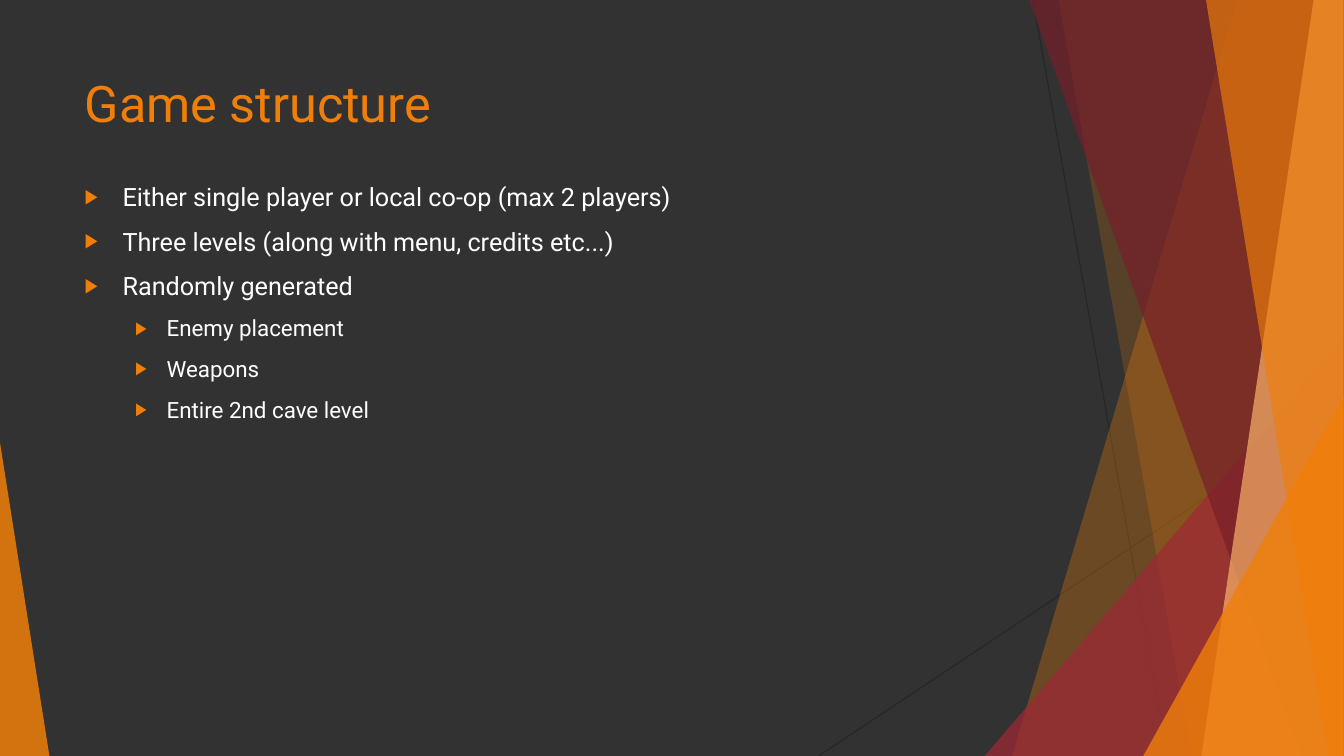
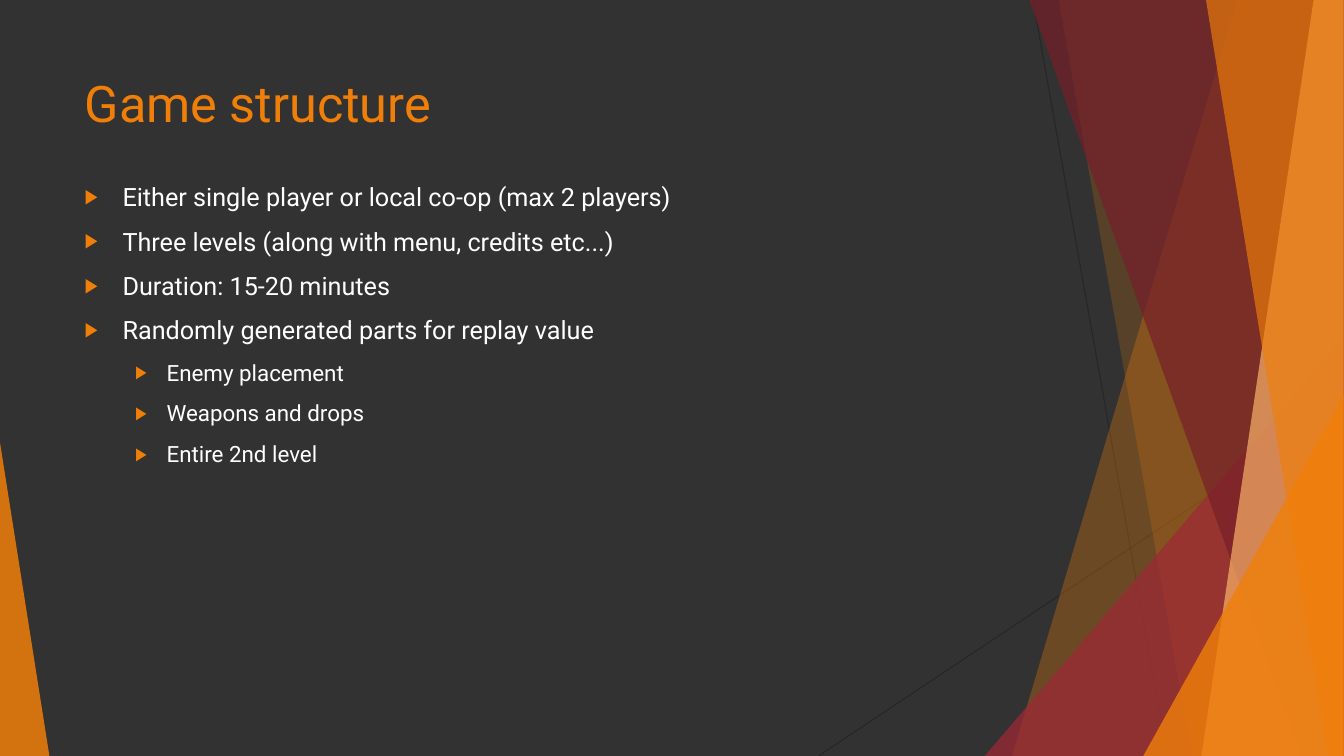
Before and after one commit to isurakka/game-programming-project, a slide deck: slide 8 of TopdownGame.pptx. Drawn at 1344x756 pixels with LibreOffice and Linux fonts; fonts in the diff are those of the drawing. Boxes give left, top, right and bottom in pixels: in the first picture for what was removed or moved away, otherwise in the second. Text is boxed around its words. In the diff, an @@ line names an element or a change of style, - is before the commit and + after.

```diff
--- a/TopdownGame.pptx
+++ b/TopdownGame.pptx
@@ text at [123, 277, 594, 345]: text changed @@
-▶ Randomly generated
+▶ Duration: 15-20 minutes
+▶ Randomly generated parts for replay value
@@ text at [167, 404, 364, 462]: text changed @@
-  ▶ Weapons
-  ▶ Entire 2nd cave level
+  ▶ Weapons and drops
+  ▶ Entire 2nd level
```
Also in this commit, not shown: 2 other slides changed, 1 slide added.
